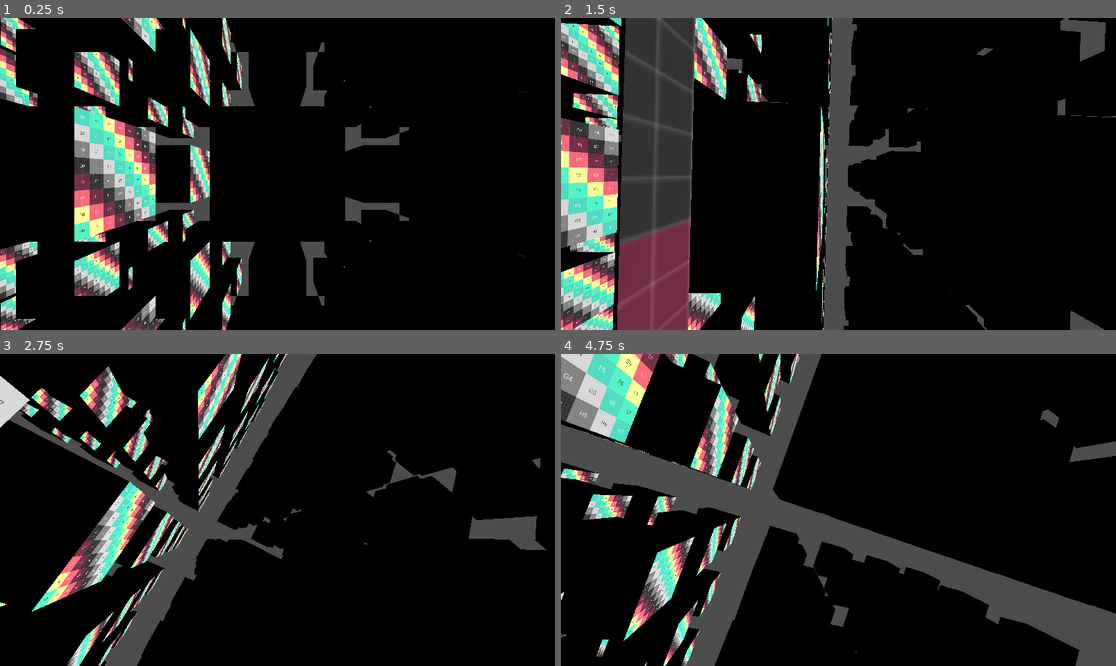
Above: before the commit, frames 1-4 (two rows, left to right).
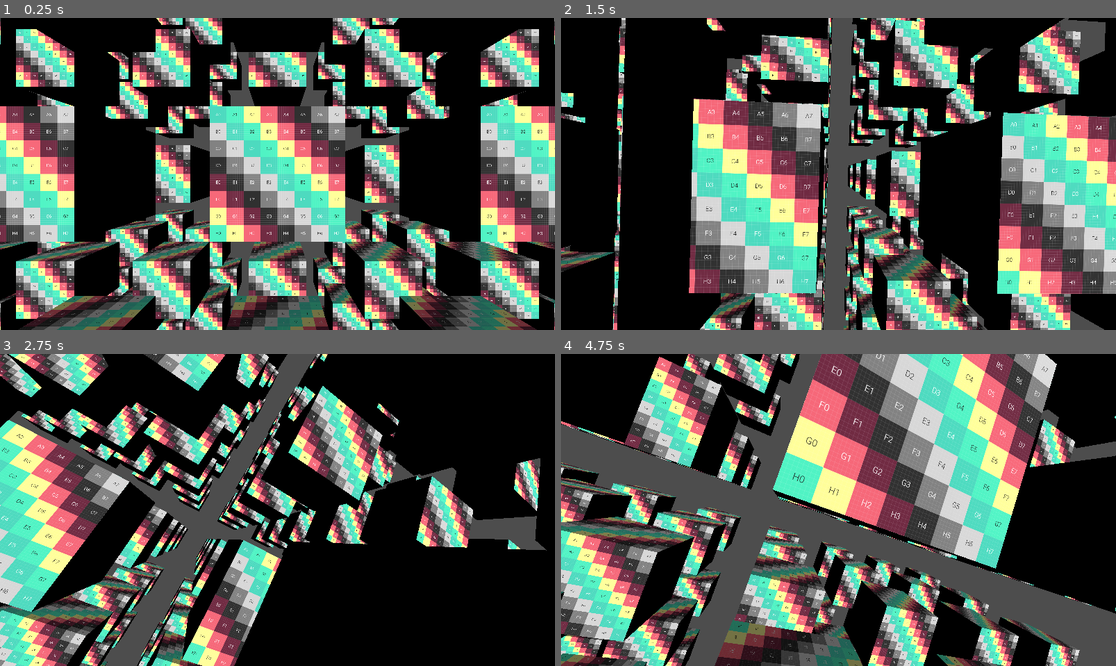
Above: after the commit, the same moments.

Repository: CometWeaversLab/GhiandaCraft
Game: Godot game, scene res://Scenes/World/World.tscn
The game is run twice, just before and just after one commit, with the same random seed, the same clock (stepped at 60 frames per second) and the same inputs.
Inputs (mouse positions are in pixels of both pictures, inside the frame that each line leads up to):
- Up to frame 1 (0.25 s): no input
- Up to frame 2 (1.5 s): tap Enter at 0.5 s; move the mouse to (960, 158) at 0.52 s; hold D 0.53-1.28 s; hold Shift 0.53-1.28 s; tap Space at 0.77 s; move the mouse to (727, 189) at 1.27 s; hold S from 1.28 s (still down); tap Alt at 1.35 s
- Up to frame 3 (2.75 s): tap Space at 1.52 s; move the mouse to (333, 441) at 2.02 s; release S at 2.03 s; hold D from 2.03 s (still down); hold Q from 2.03 s (still down)
- Up to frame 4 (4.75 s): move the mouse to (810, 572) at 2.77 s; release D at 2.78 s; release Q at 2.78 s; hold W 2.78-3.53 s; tap E at 2.85 s; tap Space at 3.02, 3.77, 4.52 s; move the mouse to (1005, 556) at 3.52 s; hold Shift 3.53-4.28 s; hold A from 3.53 s (still down); move the mouse to (672, 463) at 4.27 s; tap Alt at 4.35 s

The runs differ from the first frame. In frame 1, 72% of the frame differs, in the area x 0-100%, y 0-100%; in frame 2, 71%; in frame 3, 43%; in frame 4, 65%.

Commit message:
pulizia progetto
Signed-off-by: Leonardo Spaccini <leonardo.spaccini.gtr@gmail.com>

Diff:
--- a/Scenes/World/FreeLookCamera3D.gd
+++ b/Scenes/World/FreeLookCamera3D.gd
@@ -12,10 +12,6 @@
 const YAW_SENSITIVITY = 0.01;
 
 var isGameWindowFocused = true;
-
-var up = Vector3.UP;
-var left = Vector3.LEFT;
-var forward = Vector3.FORWARD;
 
 func _ready():
 	get_viewport().warp_mouse(get_viewport().size / 2.0) # reset cursor at the center of the viewport
--- a/Scenes/World/World.tscn
+++ b/Scenes/World/World.tscn
@@ -13,5 +13,5 @@
 metadata/_edit_lock_ = true
 
 [node name="DirectionalLight3D" type="DirectionalLight3D" parent="."]
-transform = Transform3D(0.984808, 0, 0.173648, 0, 1, 0, -0.173648, 0, 0.984808, 0, 0, 0)
+transform = Transform3D(-4.37114e-08, 0.0871557, -0.996195, 0, 0.996195, 0.0871558, 1, 3.8097e-09, -4.35451e-08, 0, 0, 0)
 metadata/_edit_lock_ = true
